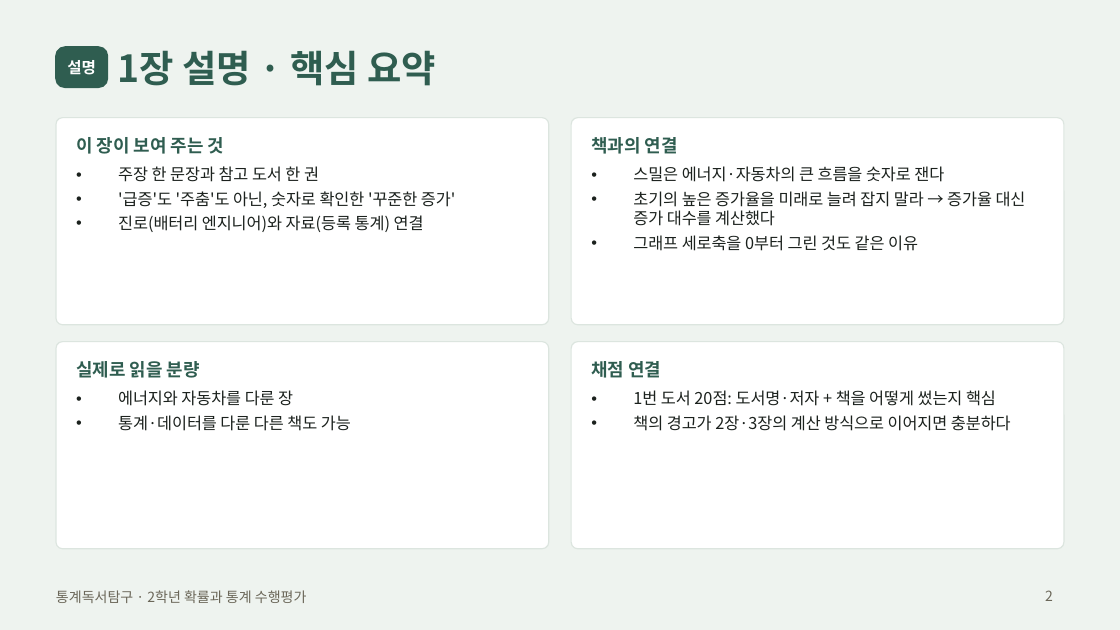
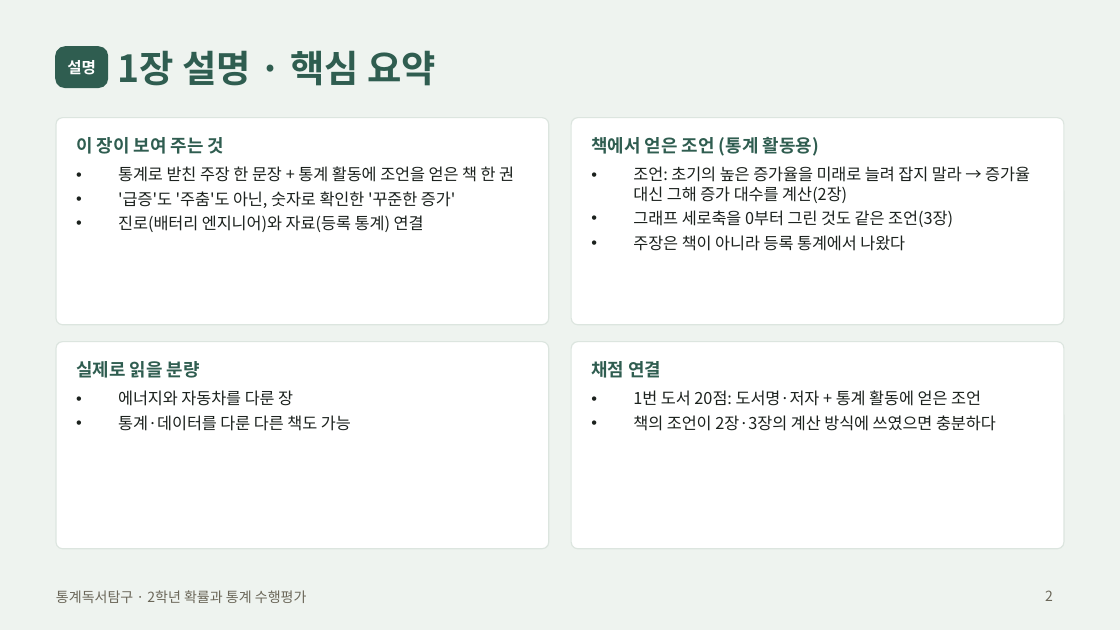
Before and after one commit to jaegeunsongsong/autobot, a slide deck: slide 2 of docs/2026-2학기-통계독서탐구-수행평가/발표예시-공학.pptx. Drawn at 1120x630 pixels with LibreOffice and Linux fonts; fonts in the diff are those of the drawing. Boxes give left, top, right and bottom in pixels: in the first picture for what was removed or moved away, otherwise in the second. Text is boxed around its words. In the diff, an @@ line names an element or a change of style, - is before the commit and + after.

```diff
--- a/docs/2026-2학기-통계독서탐구-수행평가/발표예시-공학.pptx
+++ b/docs/2026-2학기-통계독서탐구-수행평가/발표예시-공학.pptx
@@ text at bbox=[591, 137, 819, 156]: text changed @@
-책과의 연결
+책에서 얻은 조언 (통계 활동용)
@@ text at bbox=[118, 166, 514, 182]: text changed @@
-• 주장 한 문장과 참고 도서 한 권
+• 통계로 받친 주장 한 문장 + 통계 활동에 조언을 얻은 책 한 권
@@ text at bbox=[633, 166, 1030, 251]: text changed @@
-• 스밀은 에너지·자동차의 큰 흐름을 숫자로 잰다
-• 초기의 높은 증가율을 미래로 늘려 잡지 말라 → 증가율 대신 증가 대수를 계산했다
-• 그래프 세로축을 0부터 그린 것도 같은 이유
+• 조언: 초기의 높은 증가율을 미래로 늘려 잡지 말라 → 증가율 대신 그해 증가 대수를 계산(2장)
+• 그래프 세로축을 0부터 그린 것도 같은 조언(3장)
+• 주장은 책이 아니라 등록 통계에서 나왔다
@@ text at bbox=[633, 390, 996, 431]: text changed @@
-• 1번 도서 20점: 도서명·저자 + 책을 어떻게 썼는지 핵심
-• 책의 경고가 2장·3장의 계산 방식으로 이어지면 충분하다
+• 1번 도서 20점: 도서명·저자 + 통계 활동에 얻은 조언
+• 책의 조언이 2장·3장의 계산 방식에 쓰였으면 충분하다
```
Also in this commit, not shown: 1 other slide changed, 13 other files.
